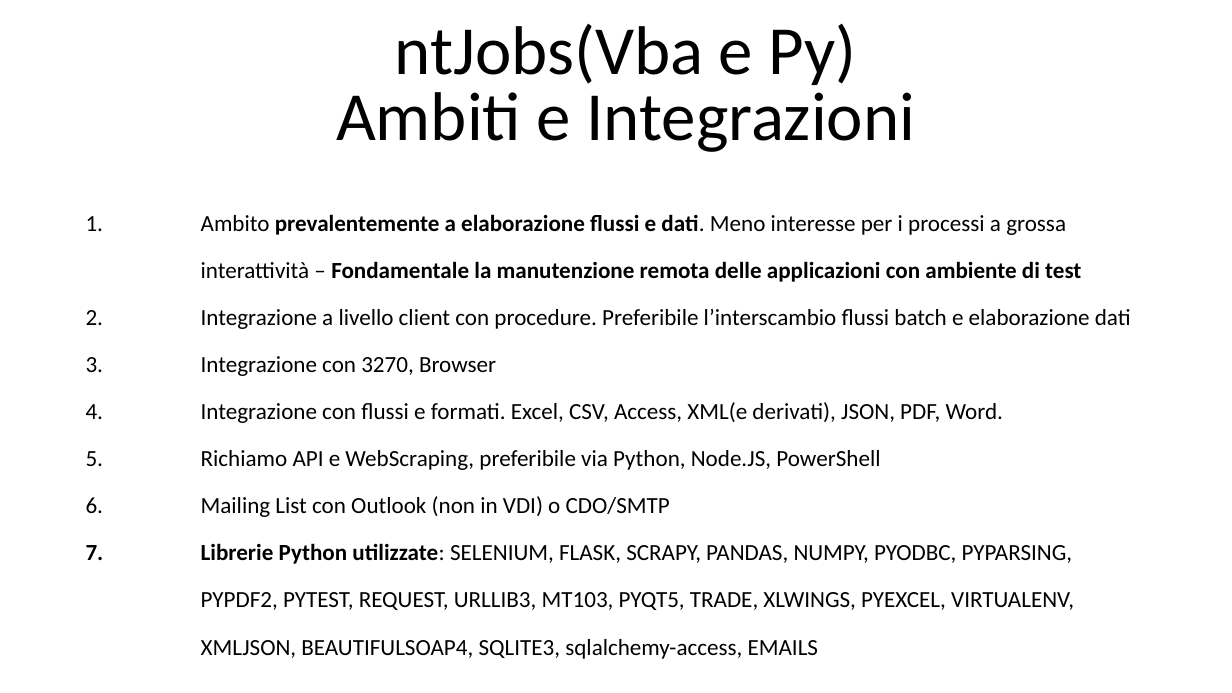
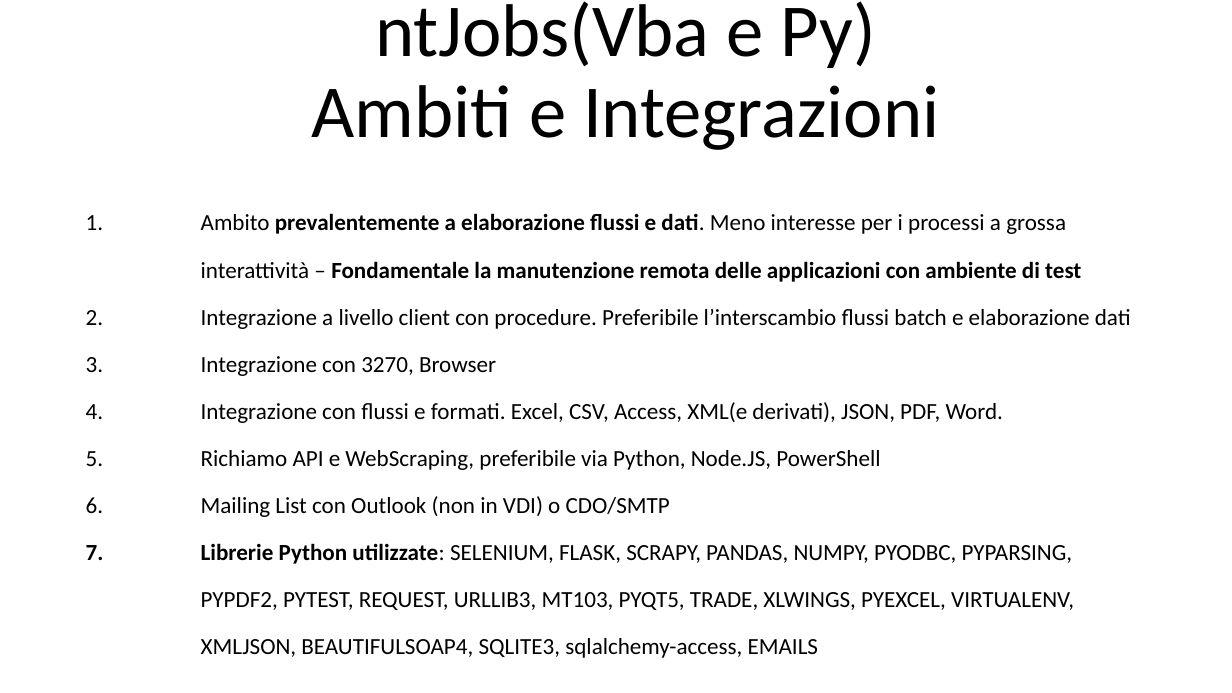
Before and after one commit to ntgcorp/ntJobsOS, a slide deck: slide 20 of ntjobs_white_paper_it.pptx (slide 15 before the commit). Drawn at 1232x693 pixels with LibreOffice and Linux fonts; fonts in the diff are those of the drawing. Boxes give left, top, right and bottom in pixels: in the first picture for what was removed or moved away, otherwise in the second. Text is boxed around its words. In the diff, an @@ line names an element or a change of style, - is before the commit and + after.

```diff
--- a/ntjobs_white_paper_it.pptx
+++ b/ntjobs_white_paper_it.pptx
@@ text "ntJobs(Vba e Py) Ambiti e ..." at bbox=[312, 1, 939, 150]: size 53.7 to 58.2 pt; line spacing 0.8 to 0.9 @@
@@ text "Ambito prevalentemente a elaborazione flussi ..." at bbox=[201, 213, 1131, 658]: indent changed @@
```
Also in this commit, not shown: 15 other slides changed, 5 slides added, 11 other files.
